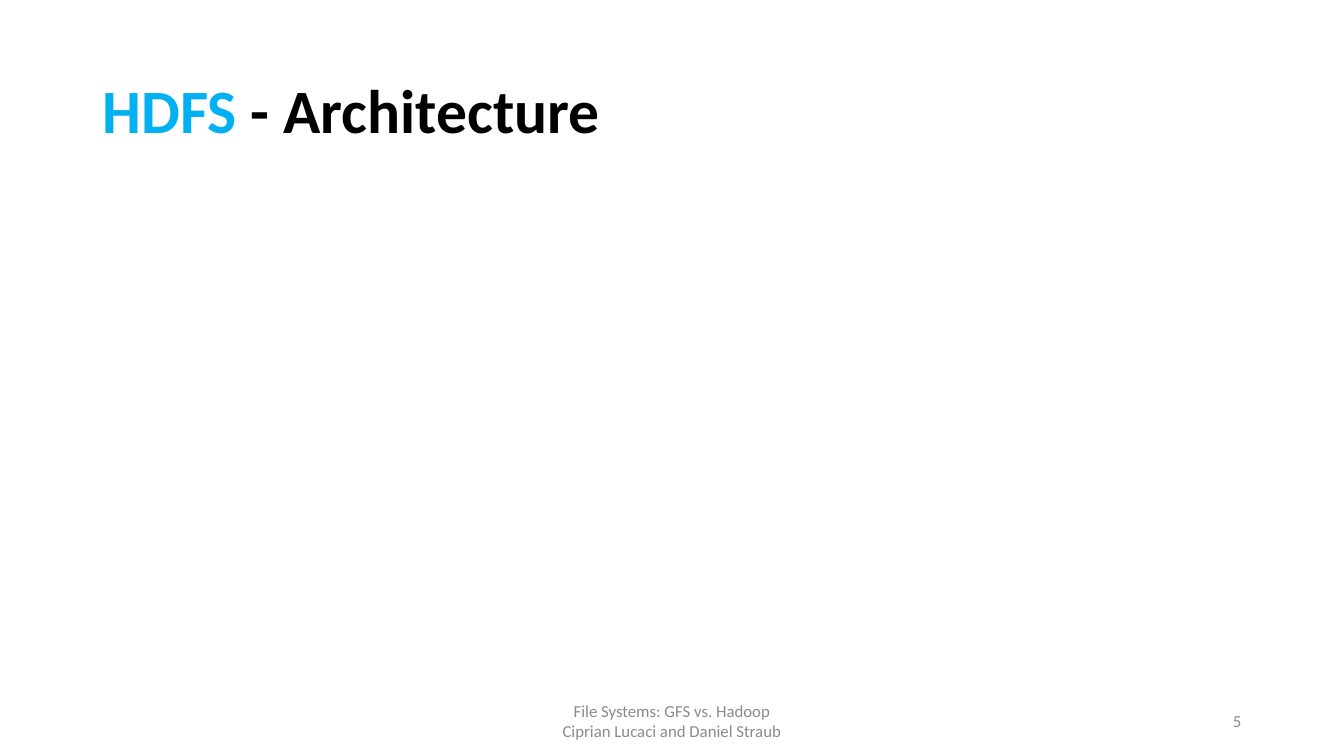
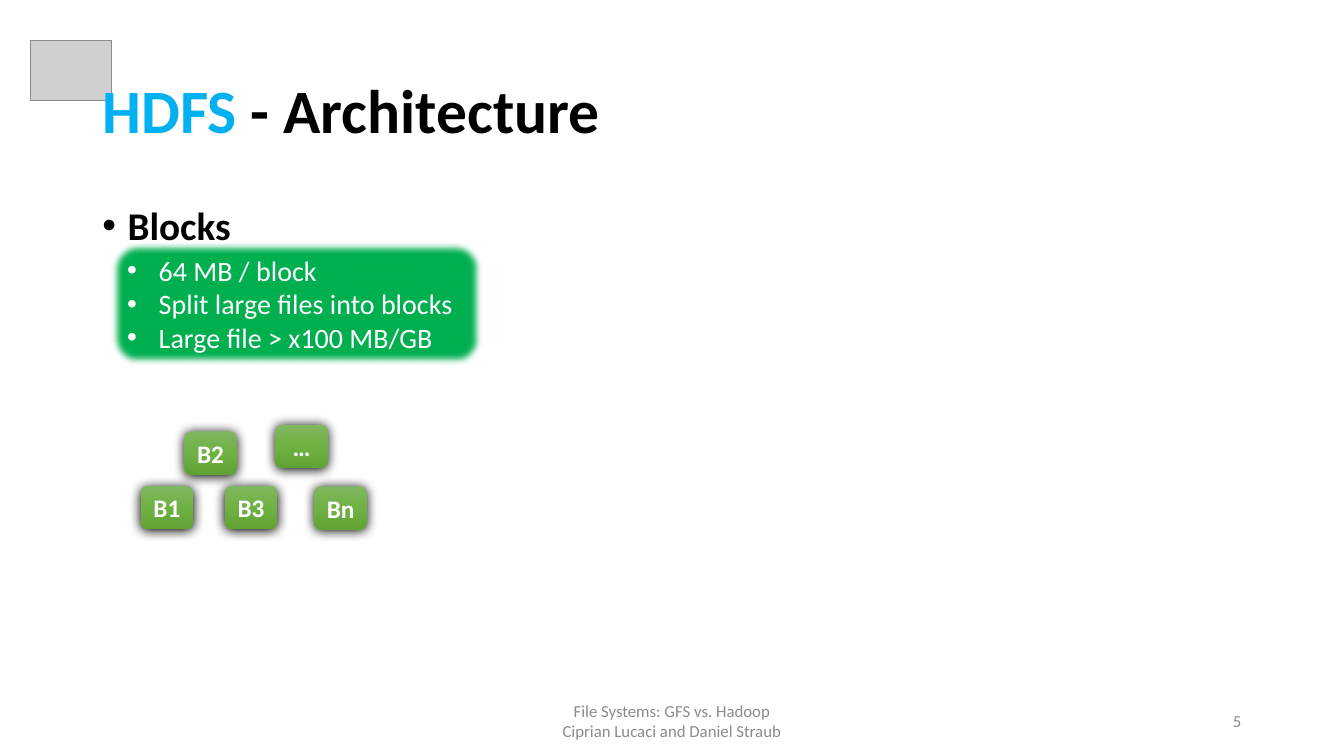
Before and after one commit to cipri7329/ss15-seminar, a slide deck: slide 5 of Presentation/DistributedFileSystems_Cipri.pptx. Drawn at 1344x756 pixels with LibreOffice and Linux fonts; fonts in the diff are those of the drawing; grey boxes stand for pictures; background and template pictures are left out. Boxes give left, top, right and bottom in pixels: in the first picture for what was removed or moved away, otherwise in the second. Text is boxed around its words. In the diff, an @@ line names an element or a change of style, - is before the commit and + after.

```diff
--- a/Presentation/DistributedFileSystems_Cipri.pptx
+++ b/Presentation/DistributedFileSystems_Cipri.pptx
@@ picture added at <box>30,40,111,101</box> @@
@@ text added at <box>128,212,231,250</box>, 28 pt, text #000000, bold @@
+• Blocks
@@ rounded rectangle added at <box>112,243,483,365</box>, fill #00B050, outline #43739E 1 pt, 20 pt, text #FFFFFF @@
+• 64 MB / block
+• Split large files into blocks
+• Large file > x100 MB/GB
@@ group added at <box>140,424,367,529</box>: 5 rounded rectangles @@
+B1
+B2
+B3
+…
+Bn
```
Also in this commit, not shown: 8 other slides changed, 7 slides added, 2 other files.
